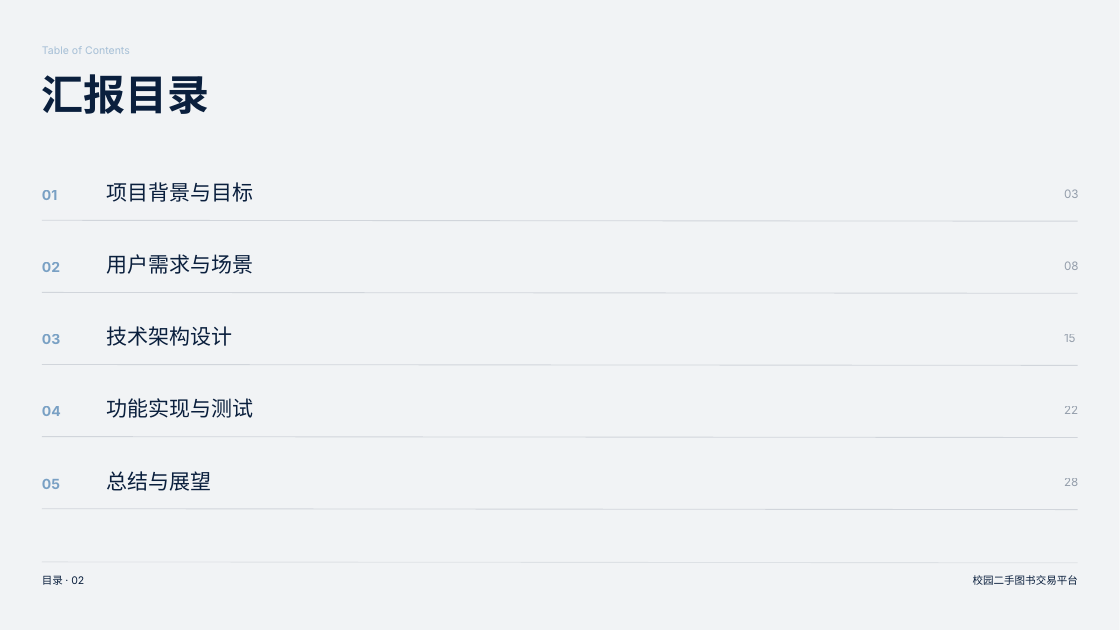
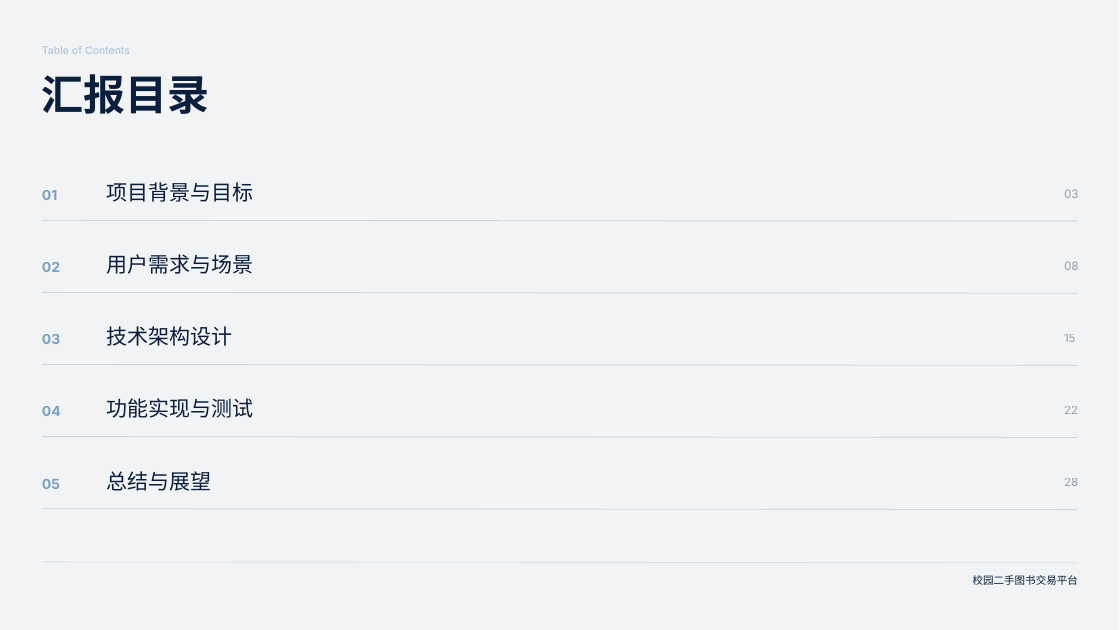
Before and after one commit to fonkin-red/campus-book-trade, a slide deck: slide 2 of docs/report/校园二手图书交易平台 - 项目结项答辩.pptx. Drawn at 1120x630 pixels with LibreOffice and Linux fonts; fonts in the diff are those of the drawing. Boxes give left, top, right and bottom in pixels: in the first picture for what was removed or moved away, otherwise in the second. Text is boxed around its words. In the diff, an @@ line names an element or a change of style, - is before the commit and + after.

```diff
--- a/docs/report/校园二手图书交易平台 - 项目结项答辩.pptx
+++ b/docs/report/校园二手图书交易平台 - 项目结项答辩.pptx
@@ text removed at (42, 575, 84, 585) @@
-目录 · 02
```
Also in this commit, not shown: 8 other slides changed.
